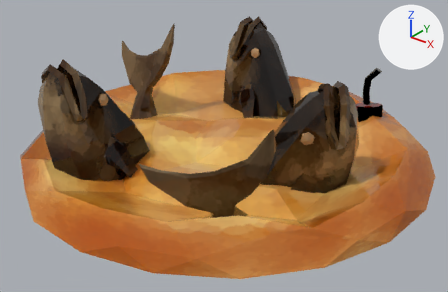
A saved change to the FBX model Assets/ExternalAssets/STYLIZED Low Poly Fantasy Bundle/Used FBX/FishBombGratan.fbx.
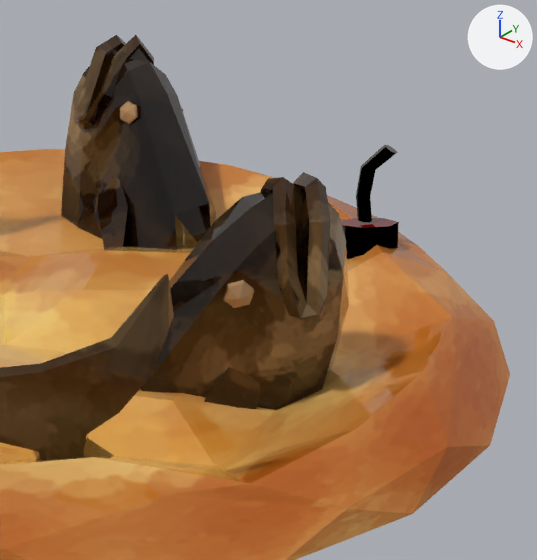
There are two pictures of each version: one whole from a 50 mm camera at (0.426, -0.553, 0.457) aimed at (0.004, -0.025, 0.129), one close up on the part from 43% to 100% of the width and 0% to 90% of the height. Lighting does not change. The marker at upper right points along +X, +Y and +Z. The first two pictures are the older version. Where no turn or scale is listed for an object, it has been applied to the vertices. Vertices at exactly the same position are counted once.

Names of what the first close-up shows: 'FishBombGratan'.
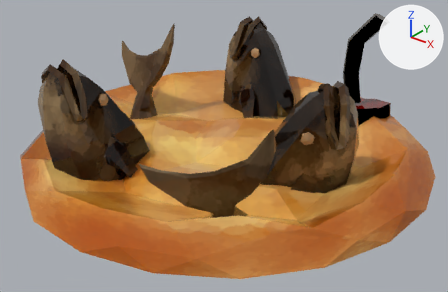
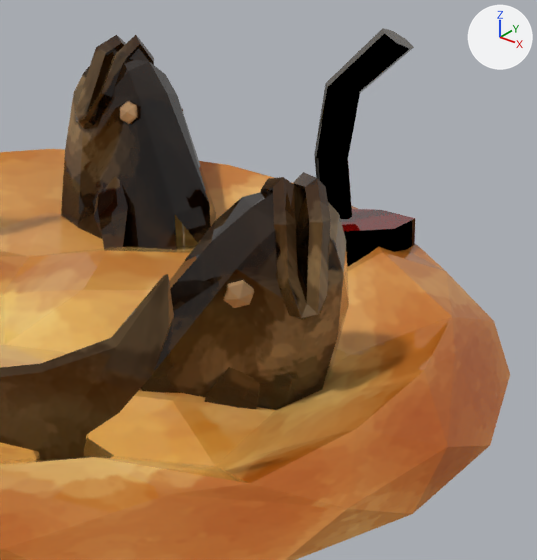
Boxes (x1, y1, x2, y2) around the edits, measured in the close-ups (537 x 560 px; the box of a moved part takes in the faces that stretch with it):
```json
{"object": "FishBombGratan", "change": "reshaped", "before": [0, 35, 510, 560], "after": [0, 28, 510, 560]}
{"part": 1, "of": "me_mesh", "change": "moved or reshaped", "before": [341, 218, 399, 259], "after": [341, 209, 415, 267]}
{"part": 2, "of": "me_mesh", "change": "moved or reshaped", "before": [356, 145, 398, 222], "after": [314, 28, 414, 219]}
```

Scene script edits in JSON lines:
```json
{"block": "me_mesh", "where": "# used by ob_fishbombgratan; location = (-0.007, -0.0102, -0.0025)"}
{"op": "remove", "block": "me_mesh", "code": "me_mesh.from_pydata(...)  # 707 vertices, 1214 faces; spans x -0.25..0.25, y -0.25..0.25, z 0.065..0.253"}
{"op": "add", "block": "me_mesh", "code": "me_mesh.from_pydata(...)  # 707 vertices, 1214 faces; spans x -0.25..0.25, y -0.25..0.25, z 0.065..0.274"}
{"block": "me_mesh", "change": "me_mesh part 1: the loose piece of 14 vertices spanning x 0.098..0.136, y 0.128..0.166, z 0.137..0.164 is scaled about its middle by 2.41, then moved by (-0.018, 0.005, -0.019)"}
{"block": "me_mesh", "change": "me_mesh part 2: the loose piece of 28 vertices spanning x 0.107..0.128, y 0.143..0.155, z 0.162..0.21 is scaled about its middle by 2.41, then moved by (-0.018, 0.008, 0.03)"}
```
